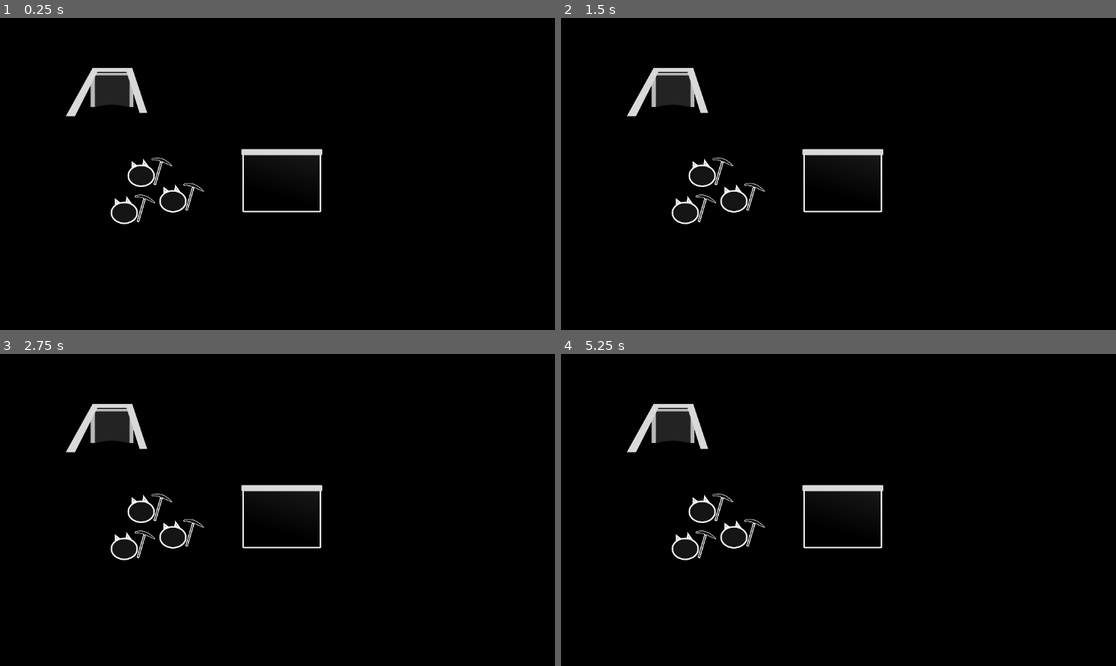
Above: before the commit, frames 1-4 (two rows, left to right).
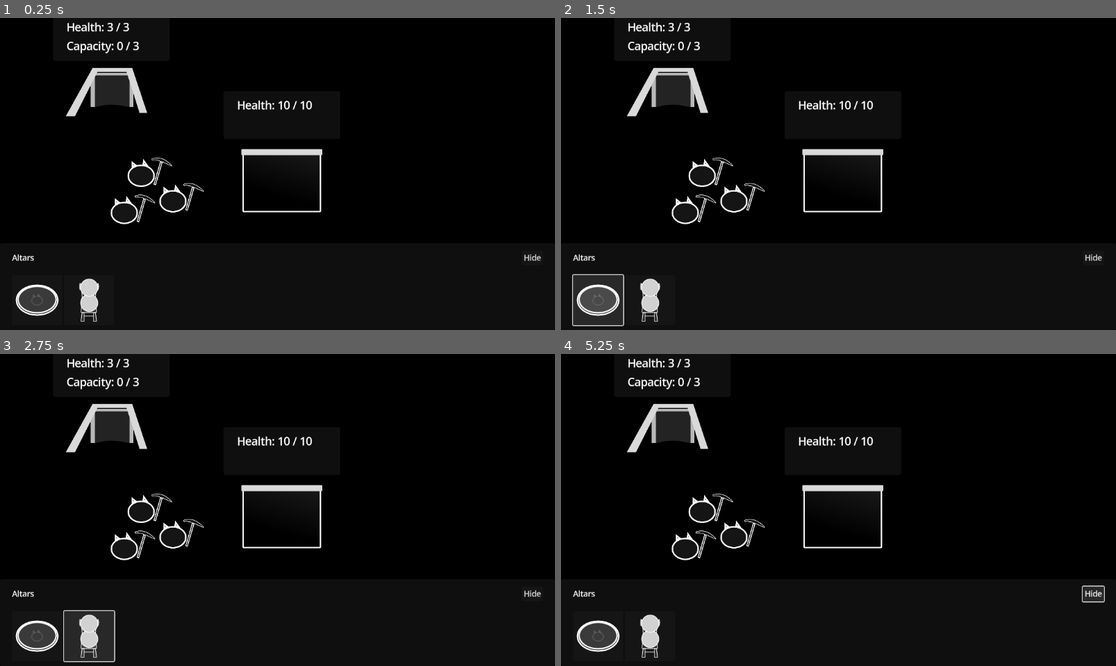
Above: after the commit, the same moments.

Repository: KANAjetzt/ld55-summoning
Game: Godot game, scene res://main.tscn
Same seed, same stepped clock (60 frames per second), same inputs: the game is played once before the commit and once after it.
Inputs (mouse positions are in pixels of both pictures, inside the frame that each line leads up to):
- Up to frame 1 (0.25 s): no input
- Up to frame 2 (1.5 s): click (1093, 258) at 0.5 s, where only the run after the commit has a clickable "Hide"; click (599, 298) at 1.27 s
- Up to frame 3 (2.75 s): click (88, 634) at 2.02 s
- Up to frame 4 (5.25 s): click (1093, 594) at 2.75 s, where only the run after the commit has a clickable "Hide"; click (599, 634) at 3.52 s; click (649, 634) at 4.27 s; click (1093, 594) at 5 s, where only the run after the commit has a clickable "Hide"

The runs differ from the first frame. In frame 1, 1.7% of the frame differs, in the area x 2-98%, y 1-98%; in frame 2, 2.7%; in frame 3, 2.9%, in the area x 2-98%, y 1-99%; in frame 4, 1.9%.

Commit message:
feat: :sparkles: UI

Diff:
--- /dev/null
+++ b/Buildings/building.gd
@@ -0,0 +1,14 @@
+class_name Building
+extends Node
+
+
+signal damage_taken(new_health: int)
+
+@export var health_max := 1
+
+@onready var health_current := health_max
+
+
+func take_damage(amount := 1) -> void:
+	health_current = health_current - amount
+	damage_taken.emit(health_current)
--- /dev/null
+++ b/Buildings/info_bar.gd
@@ -0,0 +1,18 @@
+class_name UIInfoBar
+extends PanelContainer
+
+
+@onready var label_health: Label = %LabelHealth
+@onready var label_capacity: Label = %LabelCapacity
+
+
+func set_health(current: int, max: int) -> void:
+	label_health.text = label_health.text % [current, max]
+
+
+func set_capacity(current: int, max: int) -> void:
+	label_capacity.text = label_capacity.text % [current, max]
+
+
+func hide_capacity() -> void:
+	label_capacity.hide()
--- /dev/null
+++ b/Buildings/info_bar.tscn
@@ -0,0 +1,41 @@
+[gd_scene load_steps=2 format=3 uid="uid://cqf2t0k4fmlo2"]
+
+[ext_resource type="Script" path="res://Buildings/info_bar.gd" id="1_ohou7"]
+
+[node name="InfoBar" type="PanelContainer"]
+anchors_preset = 8
+anchor_left = 0.5
+anchor_top = 0.5
+anchor_right = 0.5
+anchor_bottom = 0.5
+offset_left = -66.5
+offset_top = -25.0
+offset_right = 66.5
+offset_bottom = 25.0
+grow_horizontal = 2
+grow_vertical = 2
+size_flags_horizontal = 4
+size_flags_vertical = 4
+script = ExtResource("1_ohou7")
+
+[node name="MarginContainer" type="MarginContainer" parent="."]
+layout_mode = 2
+theme_override_constants/margin_left = 20
+theme_override_constants/margin_top = 10
+theme_override_constants/margin_right = 20
+theme_override_constants/margin_bottom = 10
+
+[node name="VBoxContainer" type="VBoxContainer" parent="MarginContainer"]
+layout_mode = 2
+theme_override_constants/separation = 5
+
+[node name="LabelHealth" type="Label" parent="MarginContainer/VBoxContainer"]
+unique_name_in_owner = true
+layout_mode = 2
+text = "Health: %s / %s"
+
+[node name="LabelCapacity" type="Label" parent="MarginContainer/VBoxContainer"]
+unique_name_in_owner = true
+auto_translate_mode = 1
+layout_mode = 2
+text = "Capacity: %s / %s"
--- /dev/null
+++ b/Buildings/mine.gd
@@ -0,0 +1,34 @@
+class_name BuildingMine
+extends Building
+
+
+signal entered(capacity_current)
+
+@export var capacity_max := 3
+
+@onready var info_bar: UIInfoBar = %InfoBar
+
+var capacity_current := 0
+
+
+func _ready() -> void:
+	info_bar.set_health(health_current, health_max)
+	info_bar.set_capacity(capacity_current, capacity_max)
+
+
+func take_damage(amount := 1) -> void:
+	super()
+	info_bar.set_health(health_current, health_max)
+
+
+func enter() -> bool:
+	if capacity_current + 1 > capacity_max:
+		return false
+
+	capacity_current = capacity_current + 1
+
+	info_bar.set_capacity(capacity_current, capacity_max)
+
+	entered.emit(capacity_current)
+
+	return true
--- a/Buildings/mine.tscn
+++ b/Buildings/mine.tscn
@@ -1,9 +1,21 @@
-[gd_scene load_steps=2 format=3 uid="uid://b4a73ga7o86ma"]
+[gd_scene load_steps=4 format=3 uid="uid://b4a73ga7o86ma"]
 
+[ext_resource type="Script" path="res://Buildings/mine.gd" id="1_5omvh"]
 [ext_resource type="Texture2D" uid="uid://ebtvmsxs333o" path="res://Buildings/mine.png" id="1_nqqe4"]
+[ext_resource type="PackedScene" uid="uid://cqf2t0k4fmlo2" path="res://Buildings/info_bar.tscn" id="3_oo2kx"]
 
 [node name="Mine" type="Node2D"]
 scale = Vector2(0.35, 0.35)
+script = ExtResource("1_5omvh")
+health_max = 3
 
 [node name="Sprite2D" type="Sprite2D" parent="."]
 texture = ExtResource("1_nqqe4")
+
+[node name="InfoBar" parent="." instance=ExtResource("3_oo2kx")]
+unique_name_in_owner = true
+offset_left = -317.143
+offset_top = -468.571
+offset_right = -144.143
+offset_bottom = -397.571
+scale = Vector2(4, 4)
--- /dev/null
+++ b/Buildings/storage.gd
@@ -0,0 +1,15 @@
+class_name BuildingStorage
+extends Building
+
+
+@onready var info_bar: UIInfoBar = %InfoBar
+
+
+func _ready() -> void:
+	info_bar.set_health(health_current, health_max)
+	info_bar.hide_capacity()
+
+
+func take_damage(amount := 1) -> void:
+	super()
+	info_bar.set_health(health_current, health_max)
--- a/Buildings/storage.tscn
+++ b/Buildings/storage.tscn
@@ -1,7 +1,24 @@
-[gd_scene load_steps=6 format=3 uid="uid://b6lwml3cddh7x"]
+[gd_scene load_steps=8 format=3 uid="uid://b6lwml3cddh7x"]
 
+[ext_resource type="Script" path="res://Buildings/storage.gd" id="1_ggwxb"]
 [ext_resource type="Texture2D" uid="uid://cwggwumpvkcvk" path="res://Buildings/storage_container.png" id="1_x56mw"]
 [ext_resource type="Texture2D" uid="uid://dnl5e5ggpig16" path="res://Buildings/storage_lid.png" id="2_h7avv"]
+[ext_resource type="PackedScene" uid="uid://cqf2t0k4fmlo2" path="res://Buildings/info_bar.tscn" id="2_waxv6"]
+
+[sub_resource type="Animation" id="Animation_fe7vj"]
+length = 0.001
+tracks/0/type = "value"
+tracks/0/imported = false
+tracks/0/enabled = true
+tracks/0/path = NodePath("Lid:position")
+tracks/0/interp = 1
+tracks/0/loop_wrap = true
+tracks/0/keys = {
+"times": PackedFloat32Array(0),
+"transitions": PackedFloat32Array(1),
+"update": 0,
+"values": [Vector2(0, -181)]
+}
 
 [sub_resource type="Animation" id="Animation_sm5ob"]
 resource_name = "open"
@@ -19,21 +36,6 @@
 "values": [Vector2(0, -181), Vector2(-207, -181)]
 }
 
-[sub_resource type="Animation" id="Animation_fe7vj"]
-length = 0.001
-tracks/0/type = "value"
-tracks/0/imported = false
-tracks/0/enabled = true
-tracks/0/path = NodePath("Lid:position")
-tracks/0/interp = 1
-tracks/0/loop_wrap = true
-tracks/0/keys = {
-"times": PackedFloat32Array(0),
-"transitions": PackedFloat32Array(1),
-"update": 0,
-"values": [Vector2(0, -181)]
-}
-
 [sub_resource type="AnimationLibrary" id="AnimationLibrary_1a5ss"]
 _data = {
 "RESET": SubResource("Animation_fe7vj"),
@@ -42,6 +44,16 @@
 
 [node name="Storage" type="Node2D"]
 scale = Vector2(0.35, 0.35)
+script = ExtResource("1_ggwxb")
+health_max = 10
+
+[node name="InfoBar" parent="." instance=ExtResource("2_waxv6")]
+unique_name_in_owner = true
+offset_left = -345.714
+offset_top = -542.857
+offset_right = -172.714
+offset_bottom = -471.857
+scale = Vector2(4, 4)
 
 [node name="Container" type="Sprite2D" parent="."]
 texture = ExtResource("1_x56mw")
--- a/main.tscn
+++ b/main.tscn
@@ -1,9 +1,10 @@
-[gd_scene load_steps=8 format=3 uid="uid://b0qt8n6gbxlat"]
+[gd_scene load_steps=9 format=3 uid="uid://b0qt8n6gbxlat"]
 
 [ext_resource type="Script" path="res://main.gd" id="1_nu5bv"]
 [ext_resource type="PackedScene" uid="uid://bnjd3xnekunev" path="res://Cats/cat_miner.tscn" id="2_ma2mg"]
 [ext_resource type="PackedScene" uid="uid://b6lwml3cddh7x" path="res://Buildings/storage.tscn" id="2_pq0lw"]
 [ext_resource type="PackedScene" uid="uid://b4a73ga7o86ma" path="res://Buildings/mine.tscn" id="3_uhm5x"]
+[ext_resource type="PackedScene" uid="uid://dpjedk5o7w8rk" path="res://UI/shop.tscn" id="5_qrleq"]
 
 [sub_resource type="Gradient" id="Gradient_suikg"]
 offsets = PackedFloat32Array(0, 0.996169)
@@ -37,6 +38,9 @@
 
 [node name="CanvasLayer" type="CanvasLayer" parent="."]
 
+[node name="Shop" parent="CanvasLayer" instance=ExtResource("5_qrleq")]
+size_flags_vertical = 8
+
 [node name="ParallaxBackground" type="ParallaxBackground" parent="CanvasLayer"]
 
 [node name="TextureRect" type="TextureRect" parent="CanvasLayer/ParallaxBackground"]
--- a/project.godot
+++ b/project.godot
@@ -19,6 +19,10 @@
 
 Global="*res://Singletons/global.tscn"
 
+[gui]
+
+theme/default_font_multichannel_signed_distance_field=true
+
 [rendering]
 
 renderer/rendering_method="gl_compatibility"
